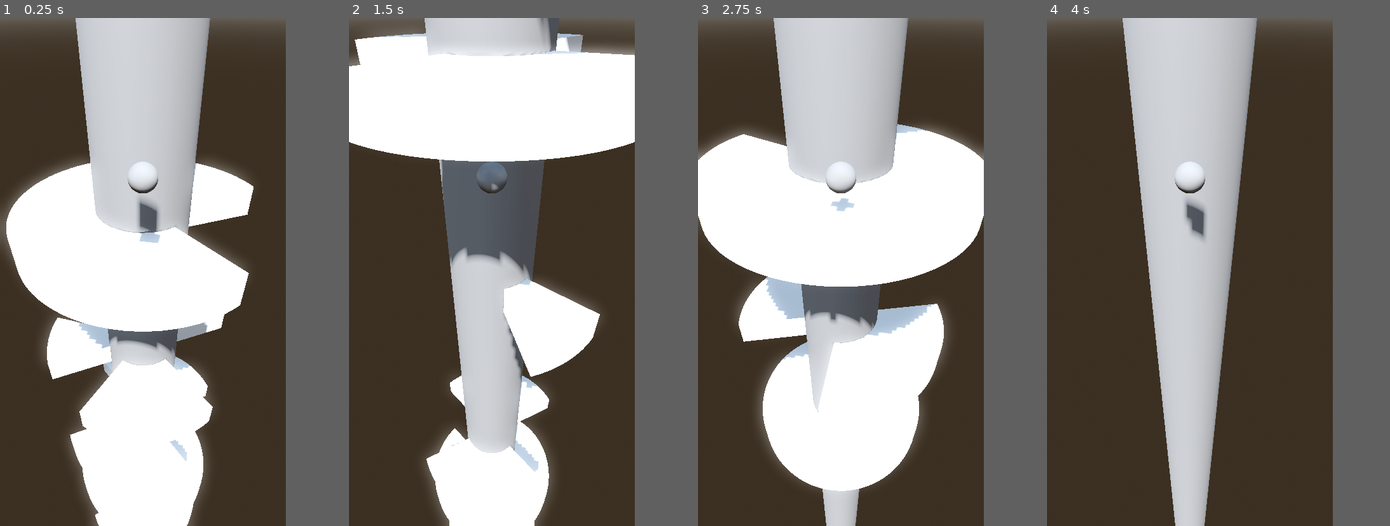
Above: before the commit, frames 1-4 (left to right).
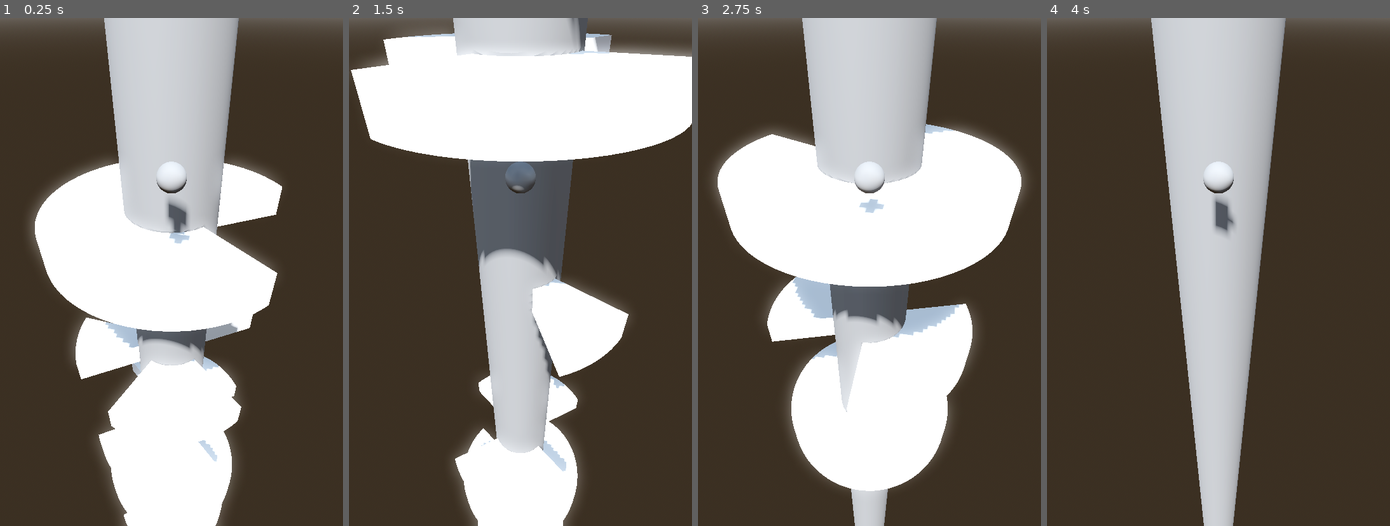
Above: after the commit, the same moments.

Repository: v1adem/HelixJumpClone
Game: Godot game, scene res://Scenes/game.tscn
The game is run twice, just before and just after one commit, with the same random seed, the same clock (stepped at 60 frames per second) and the same inputs.
Inputs:
- Up to frame 1 (0.25 s): no input
- Up to frame 2 (1.5 s): hold Right (right) 0.53-1.28 s; hold Left (left) from 1.28 s (still down)
- Up to frame 3 (2.75 s): release Left (left) at 2.03 s; hold Right (right) from 2.03 s (still down)
- Up to frame 4 (4 s): release Right (right) at 3.53 s; hold Left (left) from 3.53 s (still down)
In our replay, the window is 450x800 before the commit and 540x800 after it. These sizes can differ from the game's own. Grey fills any space a smaller window leaves; there, only what the larger window draws over its background counts as a difference.

The runs differ from the first frame. In frame 1, 25% of the frame differs, in the area x 0-100%, y 0-100%; in frame 2, 34%; in frame 3, 26%; in frame 4, 21%.

Commit message:
Started 2D scene for menu
Need to learn about 2D in Godot

Diff:
--- a/Scenes/game.tscn
+++ b/Scenes/game.tscn
@@ -1,7 +1,7 @@
 [gd_scene load_steps=8 format=3 uid="uid://o6ei44fm53dl"]
 
 [ext_resource type="PackedScene" uid="uid://kl3ul8aci75j" path="res://Scenes/player.tscn" id="1_0s0xr"]
-[ext_resource type="Script" path="res://Scenes/game.gd" id="1_um25b"]
+[ext_resource type="Script" path="res://Scripts/game.gd" id="1_aaec2"]
 [ext_resource type="PackedScene" uid="uid://bqjtqygny4g6c" path="res://Scenes/Levels/test_lvl.tscn" id="2_pi7nu"]
 [ext_resource type="Script" path="res://Scripts/test_lvl.gd" id="3_vw816"]
 
@@ -19,7 +19,7 @@
 glow_enabled = true
 
 [node name="Game" type="Node3D"]
-script = ExtResource("1_um25b")
+script = ExtResource("1_aaec2")
 
 [node name="WorldEnvironment" type="WorldEnvironment" parent="."]
 environment = SubResource("Environment_12bx2")
--- /dev/null
+++ b/Scenes/start.tscn
@@ -0,0 +1,65 @@
+[gd_scene load_steps=8 format=3 uid="uid://8brugkakx11m"]
+
+[ext_resource type="Script" path="res://Scripts/game.gd" id="1_hjnlf"]
+[ext_resource type="PackedScene" uid="uid://kl3ul8aci75j" path="res://Scenes/player.tscn" id="2_vwtby"]
+[ext_resource type="PackedScene" uid="uid://bqjtqygny4g6c" path="res://Scenes/Levels/test_lvl.tscn" id="3_h6c2k"]
+[ext_resource type="Script" path="res://Scripts/test_lvl.gd" id="4_rh5rc"]
+
+[sub_resource type="ProceduralSkyMaterial" id="ProceduralSkyMaterial_orbx2"]
+sky_horizon_color = Color(0.64625, 0.65575, 0.67075, 1)
+ground_horizon_color = Color(0.64625, 0.65575, 0.67075, 1)
+
+[sub_resource type="Sky" id="Sky_py8jp"]
+sky_material = SubResource("ProceduralSkyMaterial_orbx2")
+
+[sub_resource type="Environment" id="Environment_12bx2"]
+background_mode = 2
+sky = SubResource("Sky_py8jp")
+tonemap_mode = 2
+glow_enabled = true
+
+[node name="Game" type="Node3D"]
+script = ExtResource("1_hjnlf")
+
+[node name="WorldEnvironment" type="WorldEnvironment" parent="."]
+environment = SubResource("Environment_12bx2")
+
+[node name="DirectionalLight3D" type="DirectionalLight3D" parent="."]
+transform = Transform3D(0.983067, 0.158697, -0.091624, 2.78059e-08, 0.5, 0.866026, 0.183248, -0.851361, 0.491533, 0, 1.72514, 0)
+shadow_enabled = true
+
+[node name="CharacterBody3D" parent="." instance=ExtResource("2_vwtby")]
+transform = Transform3D(1, 0, 0, 0, 1, 0, 0, 0, 1, 0, 1.15918, 0.658986)
+
+[node name="test_lvl" parent="." instance=ExtResource("3_h6c2k")]
+transform = Transform3D(0.345675, 0, -0.938354, 0, 1, 0, 0.938354, 0, 0.345675, 0, 0, 0)
+script = ExtResource("4_rh5rc")
+
+[node name="start" type="Node2D" parent="."]
+position = Vector2(-106, -269)
+
+[node name="MarginContainer" type="MarginContainer" parent="start"]
+offset_left = 79.0
+offset_top = 220.0
+offset_right = 149.0
+offset_bottom = 321.0
+scale = Vector2(13.5, 15.063)
+
+[node name="VBoxContainer" type="VBoxContainer" parent="start/MarginContainer"]
+layout_mode = 2
+alignment = 1
+
+[node name="Play" type="Button" parent="start/MarginContainer/VBoxContainer"]
+layout_mode = 2
+theme_override_font_sizes/font_size = 45
+text = "Play"
+
+[node name="Options" type="Button" parent="start/MarginContainer/VBoxContainer"]
+layout_mode = 2
+text = "Options
+"
+
+[node name="Quit" type="Button" parent="start/MarginContainer/VBoxContainer"]
+layout_mode = 2
+size_flags_vertical = 4
+text = "Quit"
--- a/project.godot
+++ b/project.godot
@@ -17,8 +17,8 @@
 
 [display]
 
-window/size/viewport_width=576
-window/size/viewport_height=1024
+window/size/viewport_width=1080
+window/size/viewport_height=1920
 window/stretch/aspect="keep_width"
 window/handheld/orientation=1
 
Renamed: Scenes/game.gd -> Scripts/game.gd
